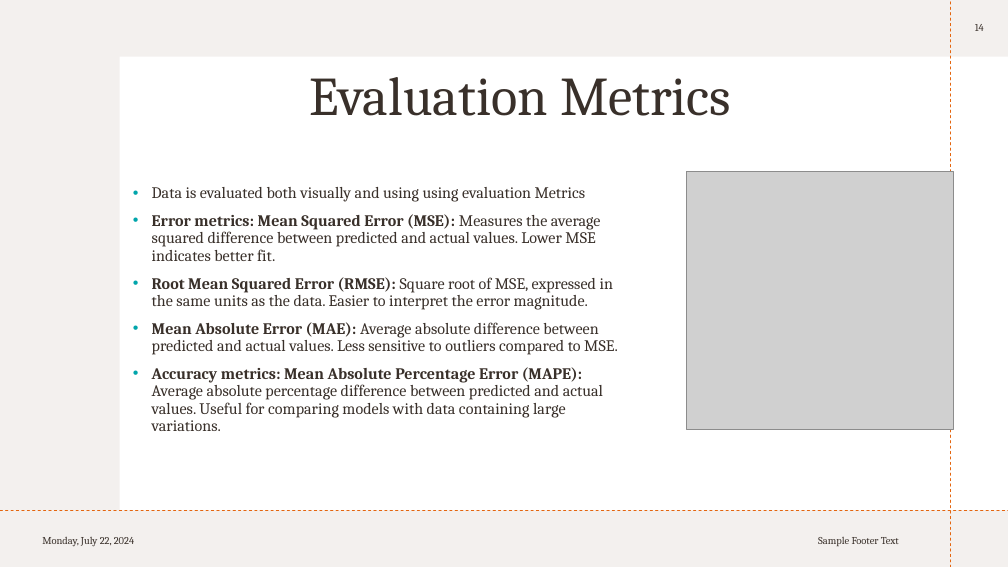
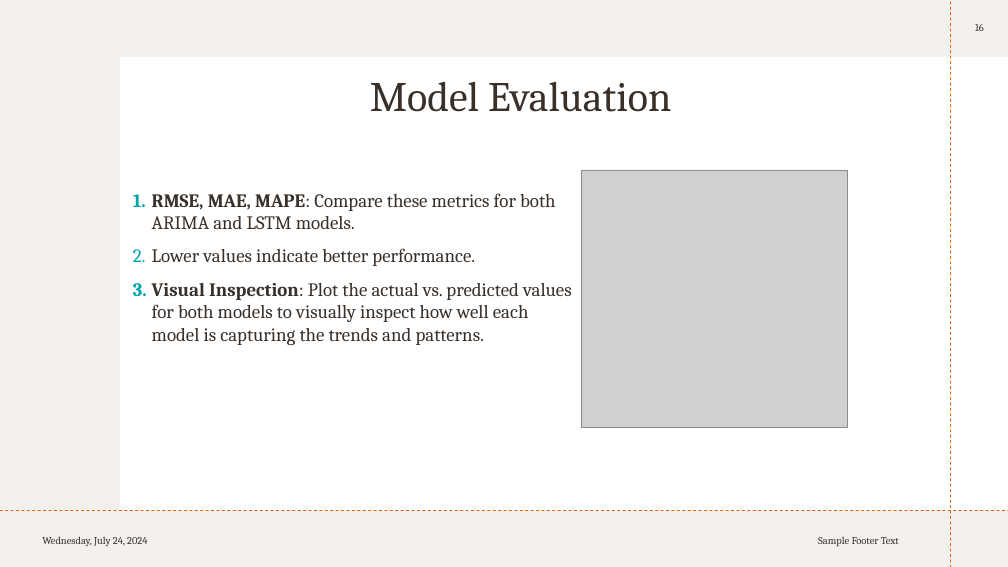
Before and after one commit to KarishmaFernandes/Forecasting-Future-Sales, a slide deck: slide 16 of sales Circly.pptx (slide 14 before the commit). Drawn at 1008x567 pixels with LibreOffice and Linux fonts; fonts in the diff are those of the drawing; grey boxes stand for pictures. Boxes give left, top, right and bottom in pixels: in the first picture for what was removed or moved away, otherwise in the second. Text is boxed around its words. In the diff, an @@ line names an element or a change of style, - is before the commit and + after.

```diff
--- a/sales Circly.pptx
+++ b/sales Circly.pptx
@@ page number at [975,24,984,31]: text changed @@
-14
+16
@@ title at [370,82,671,112]: text changed; size 52 to 40 pt @@
-Evaluation Metrics
+Model Evaluation
@@ picture: place and size @@
-picture at [687,172,954,430]
+picture at [581,170,848,428]
@@ text at [152,193,572,345]: text changed; size 15.3 to 18 pt @@
-• Data is evaluated both visually and using using evaluation Metrics
-• Error metrics: Mean Squared Error (MSE): Measures the average squared difference between predicted and actual values. Lower MSE indicates better fit.
-• Root Mean Squared Error (RMSE): Square root of MSE, expressed in the same units as the data. Easier to interpret the error magnitude.
-• Mean Absolute Error (MAE): Average absolute difference between predicted and actual values. Less sensitive to outliers compared to MSE.
-• Accuracy metrics: Mean Absolute Percentage Error (MAPE): Average absolute percentage difference between predicted and actual values. Useful for comparing models with data containing large variations.
+1. RMSE, MAE, MAPE: Compare these metrics for both ARIMA and LSTM models.
+2. Lower values indicate better performance.
+3. Visual Inspection: Plot the actual vs. predicted values for both models to visually inspect how well each model is capturing the trends and patterns.
@@ text at [42,536,147,547]: text changed @@
-Monday, July 22, 2024
+Wednesday, July 24, 2024
```
Also in this commit, not shown: 14 other slides changed, 3 slides added, 1 slide removed.
